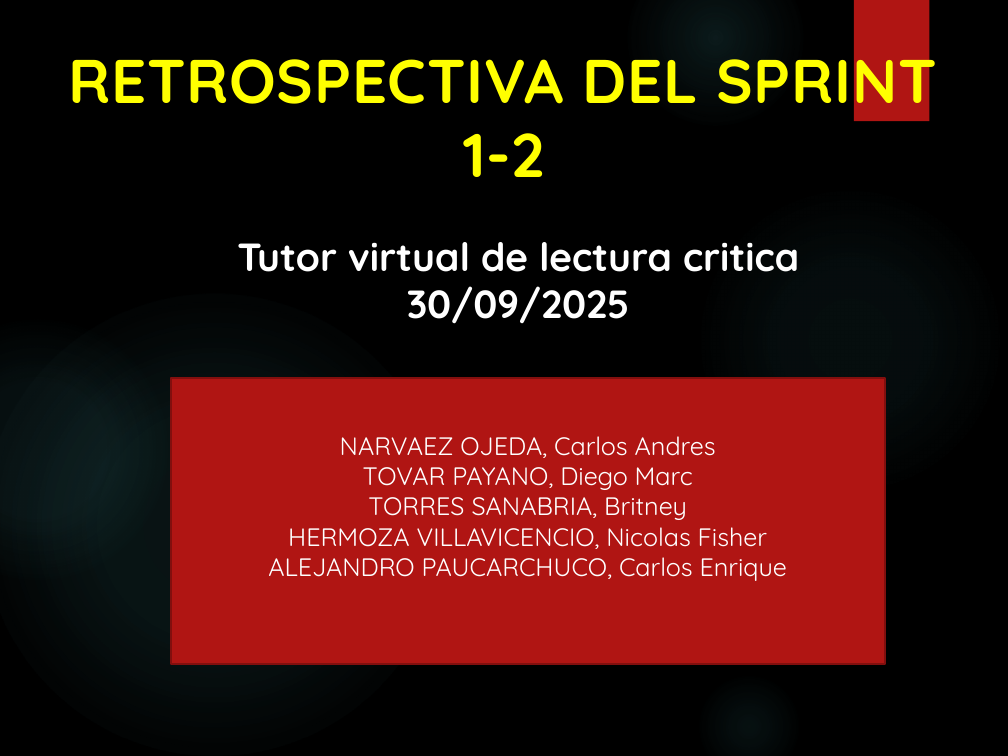
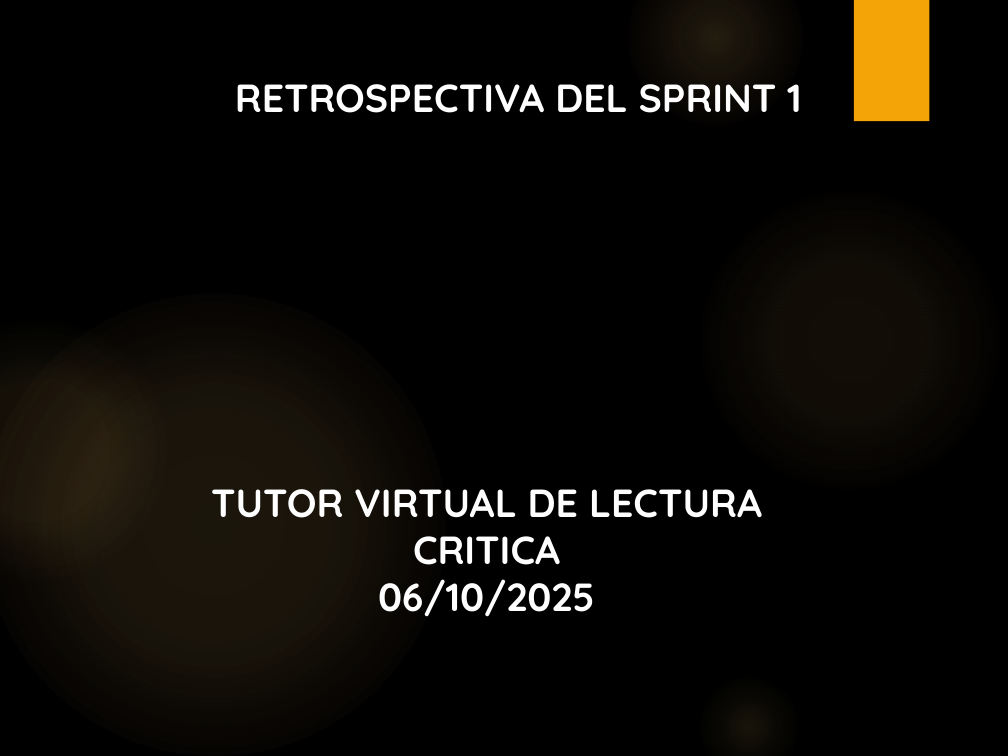
Before and after one commit to BritneyTorres/G2001, a slide deck: slide 1 of Semana 5/20250915_07_Retrospectiva del Sprint.pptx. Drawn at 1008x756 pixels with LibreOffice and Linux fonts; fonts in the diff are those of the drawing; background and template pictures are left out. Boxes give left, top, right and bottom in pixels: in the first picture for what was removed or moved away, otherwise in the second. Text is boxed around its words. In the diff, an @@ line names an element or a change of style, - is before the commit and + after.

```diff
--- a/Semana 5/20250915_07_Retrospectiva del Sprint.pptx
+++ b/Semana 5/20250915_07_Retrospectiva del Sprint.pptx
@@ rectangle at box(854, 0, 929, 121): fill #B01513 to #F5A408 @@
@@ text at box(235, 84, 801, 113): text changed; size 44 to 28 pt; text colour #FFFF00 to #FFFFFF @@
-RETROSPECTIVA DEL SPRINT 1-2
+RETROSPECTIVA DEL SPRINT 1
@@ fill gradient #50B9C1 to gradient #FAC96A in 5 elements at box(695, 184, 1005, 495), box(627, 0, 803, 126), box(695, 672, 803, 756), box(0, 294, 445, 756), box(0, 320, 167, 580) @@
@@ rectangle removed at box(170, 378, 885, 663) @@
-NARVAEZ OJEDA, Carlos Andres
-TOVAR PAYANO, Diego Marc
-TORRES SANABRIA, Britney
-HERMOZA VILLAVICENCIO, Nicolas Fisher
-ALEJANDRO PAUCARCHUCO, Carlos Enrique
@@ text at box(211, 489, 762, 617): text changed @@
-Tutor virtual de lectura critica
-30/09/2025
+TUTOR VIRTUAL DE LECTURA CRITICA
+06/10/2025
```
Also in this commit, not shown: 9 slides added, 4 slides removed, 2 other files.
